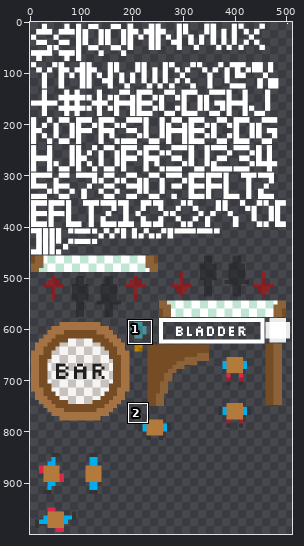
Sprite sheet: Assets/Resources/Atlases/MainSheet-sixPack.png. Above: a wide view before the commit, with the close-up outlined.
Close-up. Old version:
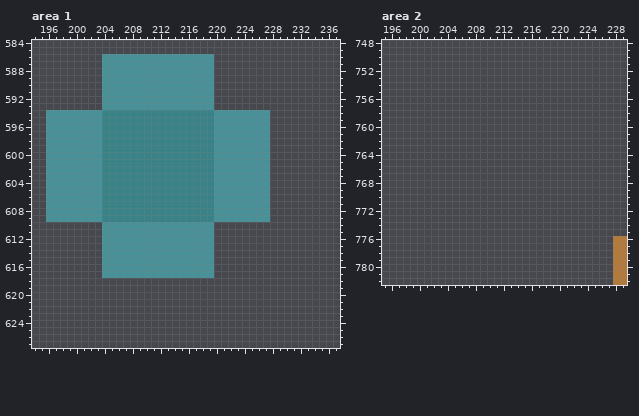
The file is 512x1024 pixels. Pixels under 10% opacity are left out. Colours within 5 levels of each other are drawn and written as one. Shown: area 1: x 194..237, y 584..627; area 2: x 195..229, y 748..782. The wide view leaves out empty margins. The commit also changed other parts of the picture, which this record leaves out.
After:
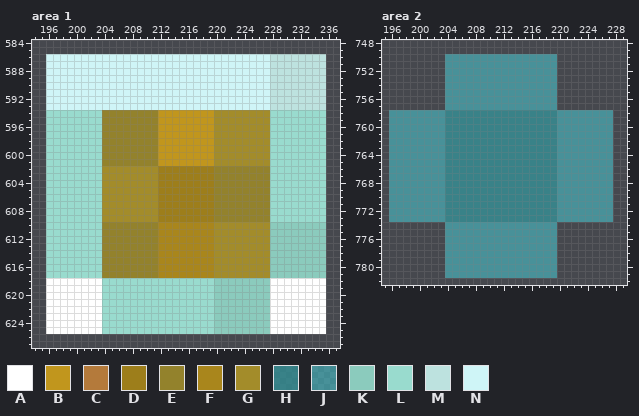
Palette (. is transparent): A #ffffff  B #c1961d  C #b47a3b  D #9d7e1b  E #93822c  F #a9861c  G #a38c2a  H #34999fb8  J #49d9e380  K #8bcbbd  L #99dbce  M #bde2df  N #cff5f7
What changed:
Area 1:
y 586..593: x 196..235 ........JJJJJJJJJJJJJJJJ................ -> NNNNNNNNNNNNNNNNNNNNNNNNNNNNNNNNMMMMMMMM
y 594..601: x 196..235 JJJJJJJJHHHHHHHHHHHHHHHHJJJJJJJJ........ -> LLLLLLLLEEEEEEEEBBBBBBBBGGGGGGGGLLLLLLLL
y 602..609: x 196..235 JJJJJJJJHHHHHHHHHHHHHHHHJJJJJJJJ........ -> LLLLLLLLGGGGGGGGDDDDDDDDEEEEEEEELLLLLLLL
y 610..617: x 196..235 ........JJJJJJJJJJJJJJJJ................ -> LLLLLLLLEEEEEEEEFFFFFFFFGGGGGGGGKKKKKKKK
y 618..625: x 196..235 ........................................ -> AAAAAAAALLLLLLLLLLLLLLLLKKKKKKKKAAAAAAAA
Area 2:
y 750..757: x 204..219 ................ -> JJJJJJJJJJJJJJJJ
y 758..773: x 196..227 ................................ -> JJJJJJJJHHHHHHHHHHHHHHHHJJJJJJJJ
y 774..775: x 204..219 ................ -> JJJJJJJJJJJJJJJJ
y 776..781: x 204..219 ................ -> JJJJJJJJJJJJJJJJ; x 228..229 CC -> ..
y 782: x 228..229 CC -> ..
